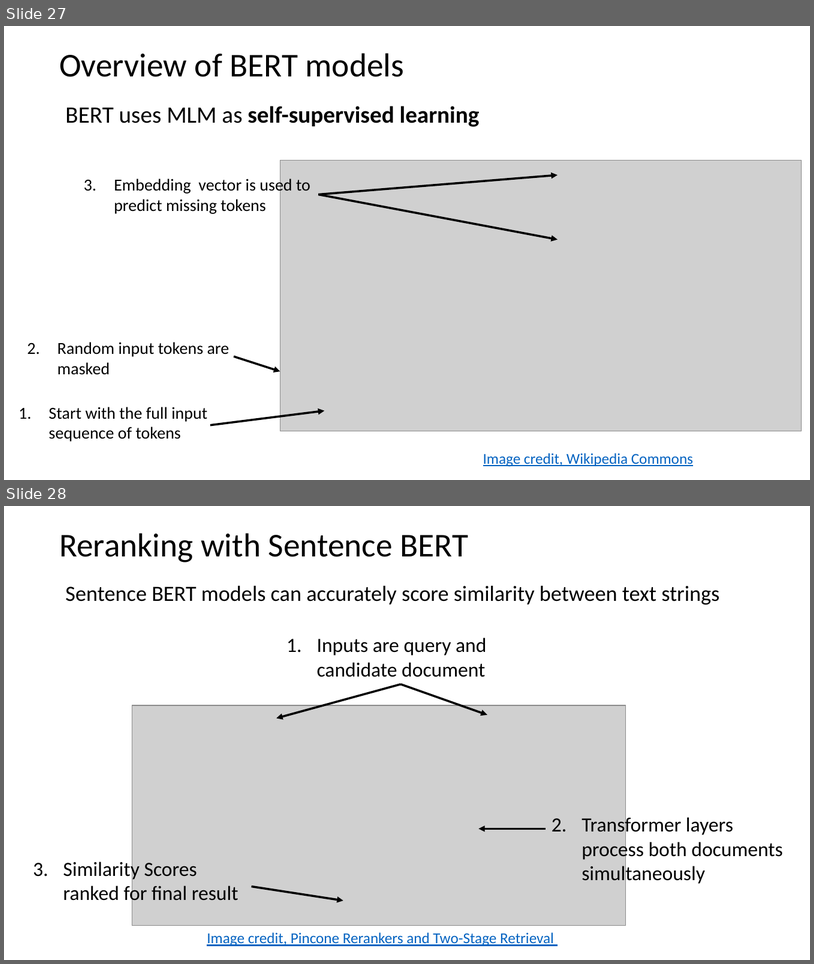
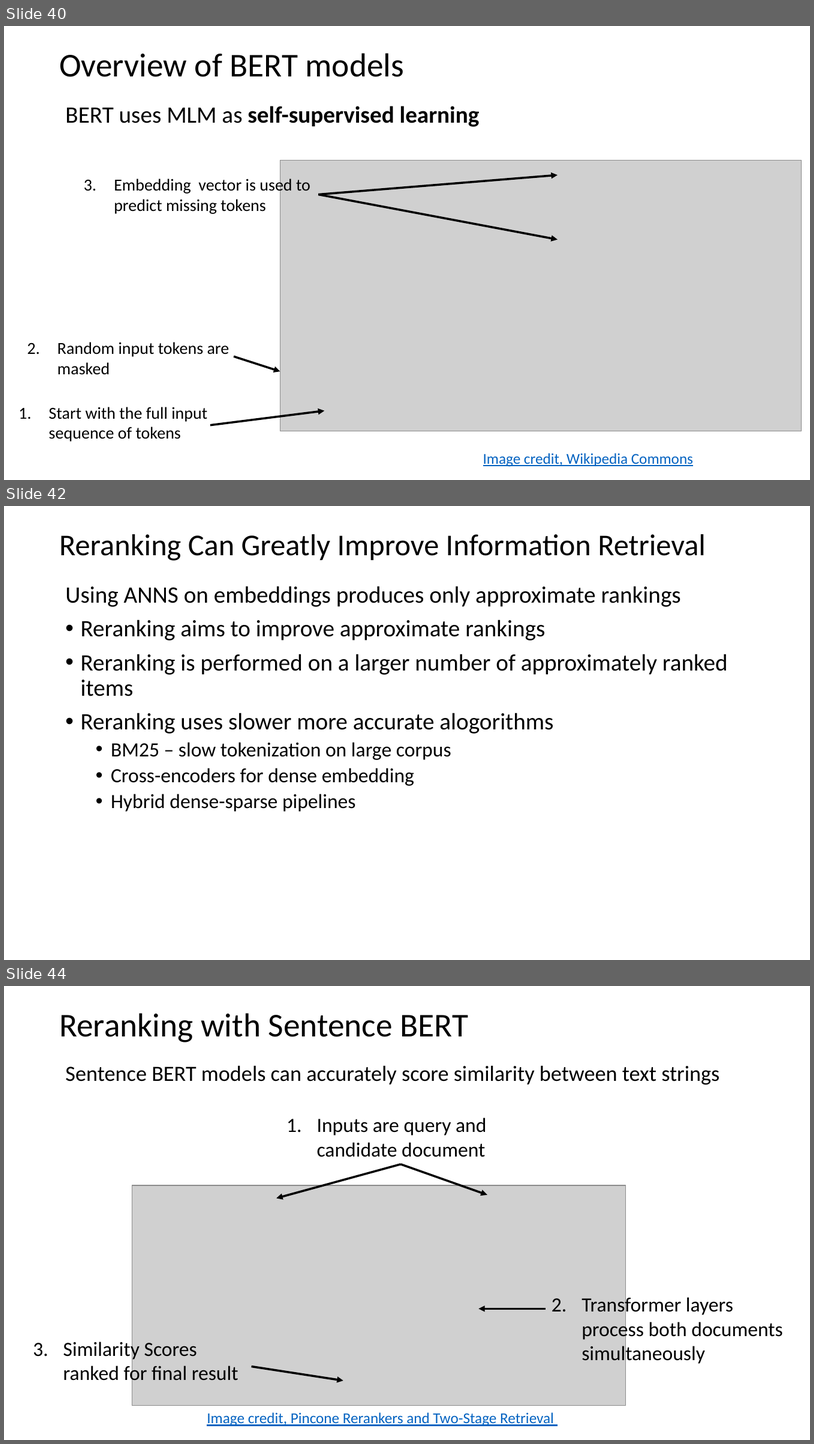
Before and after one commit to harelgabainew/school1, a slide deck: slides/6_InformationRetrivalSearch.pptx. Shown one above the other, each under a label of ours: slides 27 and 28 before the commit, slides 40, 42 and 44 after it; the slides between them are not shown. The pictures are 814x964 and 814x1444 pixels, drawn with LibreOffice and Linux fonts; fonts in the diff are those of the drawing; grey boxes stand for pictures. Boxes give left, top, right and bottom in pixels: in the first picture for what was removed or moved away, otherwise in the second. Text is boxed around its words. In the diff, an @@ line names an element or a change of style, - is before the commit and + after.

Commit message:
Reoreded slides, add slides on reranking, updated slides

```diff
--- a/slides/6_InformationRetrivalSearch.pptx
+++ b/slides/6_InformationRetrivalSearch.pptx
@@ slide 42 added at <box>4,506,810,960</box>, background #FFFFFF @@
@@ title added at <box>59,534,706,561</box>, 36 pt, text #000000 @@
+Reranking Can Greatly Improve Information Retrieval
@@ text added at <box>65,586,728,811</box>, 28 pt, text #000000 @@
+Using ANNS on embeddings produces only approximate rankings
+• Reranking aims to improve approximate rankings
+• Reranking is performed on a larger number of approximately ranked items
+• Reranking uses slower more accurate alogorithms
+  • BM25 – slow tokenization on large corpus
+  • Cross-encoders for dense embedding
+  • Hybrid dense-sparse pipelines
@@ what was slide 27 is now slide 40 @@
@@ what was slide 28 is now slide 44 @@
```
Also in this commit, not shown: 5 slides changed, 3 other slides added.
